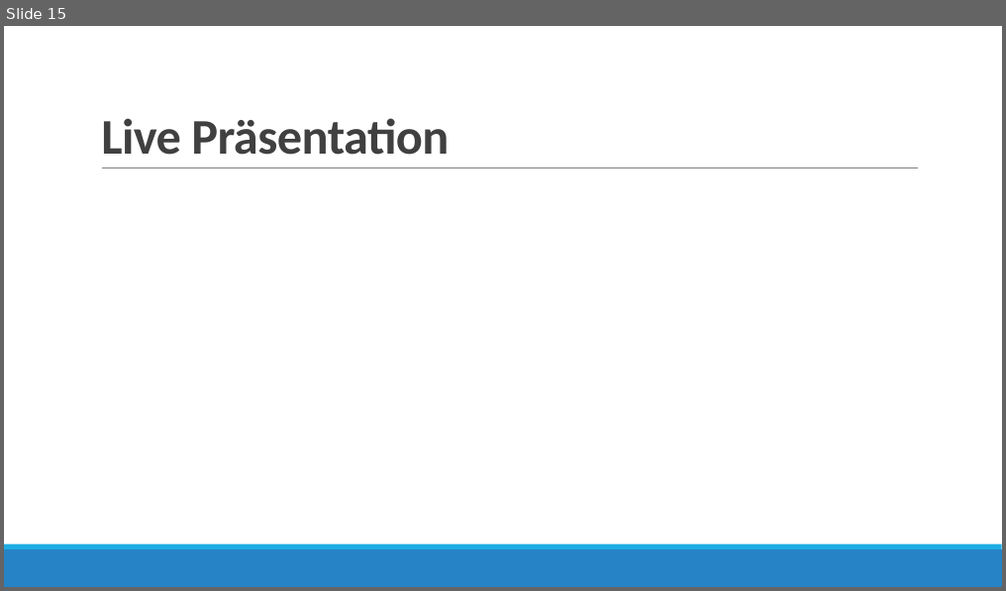
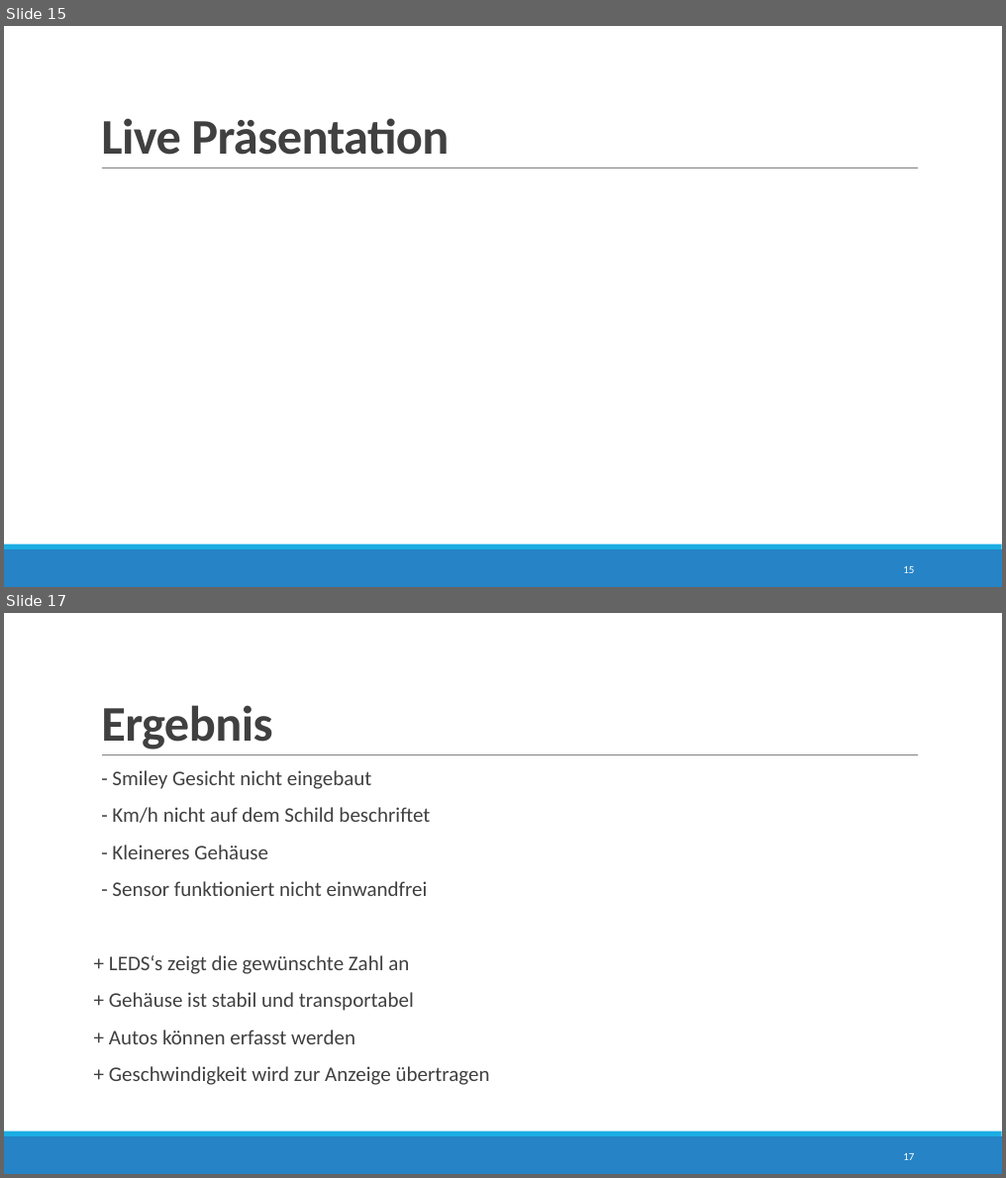
Before and after one commit to JustinF97/Speedy-Tempomessgeraet, a slide deck: Solidworks/Projektarbeit.pptx. Shown one above the other, each under a label of ours: slide 15 before the commit, slides 15 and 17 after it; the slides between them are not shown. The pictures are 1006x591 and 1006x1178 pixels, drawn with LibreOffice and Linux fonts; fonts in the diff are those of the drawing. Boxes give left, top, right and bottom in pixels: in the first picture for what was removed or moved away, otherwise in the second. Text is boxed around its words. In the diff, an @@ line names an element or a change of style, - is before the commit and + after.

```diff
--- a/Solidworks/Projektarbeit.pptx
+++ b/Solidworks/Projektarbeit.pptx
@@ slide 17 added at [4,613,1002,1174], background #FFFFFF; not listed: 3 template elements that a slide beside it also shows @@
@@ title added at [101,705,272,750], 48 pt, text #404040, bold @@
+Ergebnis
@@ text added at [109,770,490,1085], 20 pt, text #404040 @@
+  - Smiley Gesicht nicht eingebaut
+  - Km/h nicht auf dem Schild beschriftet
+  - Kleineres Gehäuse
+  - Sensor funktioniert nicht einwandfrei
++ LEDS‘s zeigt die gewünschte Zahl an
++ Gehäuse ist stabil und transportabel
++ Autos können erfasst werden
++ Geschwindigkeit wird zur Anzeige übertragen
@@ page number added at [903,1154,914,1160], 10.5 pt, text #FFFFFF @@
+17
@@ slide 15 changed as well @@
@@ page number added at [903,567,914,573], 10.5 pt, text #FFFFFF @@
+15
```
Also in this commit, not shown: 14 other slides changed, 1 other slide added, 1 slide removed.
